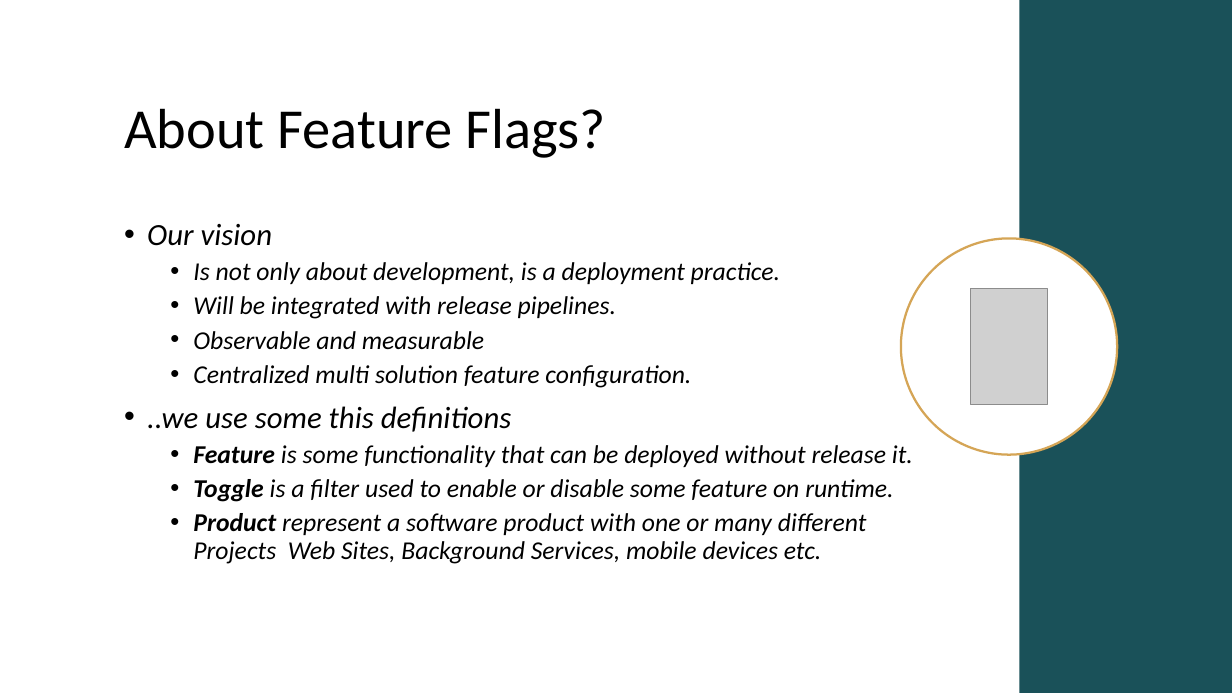
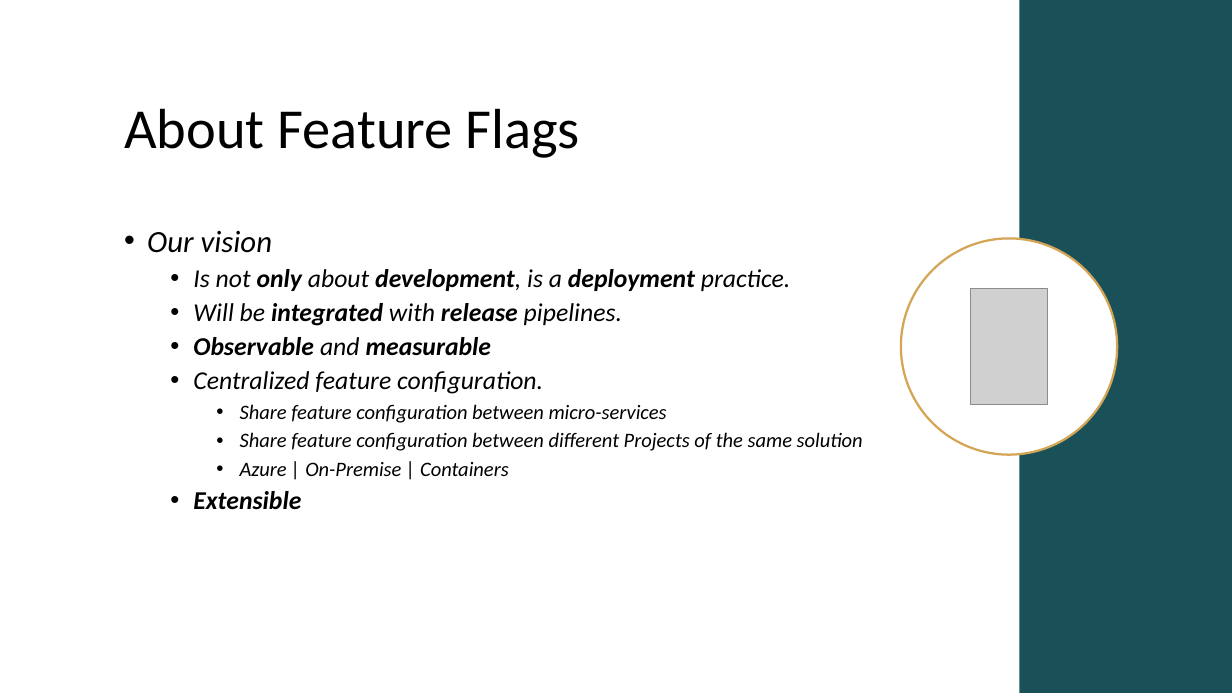
Before and after one commit to Xabaril/Esquio, a slide deck: slide 7 of docs/slides/esquio-overview-101.pptx (slide 4 before the commit). Drawn at 1232x693 pixels with LibreOffice and Linux fonts; fonts in the diff are those of the drawing; grey boxes stand for pictures. Boxes give left, top, right and bottom in pixels: in the first picture for what was removed or moved away, otherwise in the second. Text is boxed around its words. In the diff, an @@ line names an element or a change of style, - is before the commit and + after.

Commit message:
modify overview slides with more features to be released on 1.0

```diff
--- a/docs/slides/esquio-overview-101.pptx
+++ b/docs/slides/esquio-overview-101.pptx
@@ title at bbox=[124, 108, 579, 158]: text changed @@
-About Feature Flags?
+About Feature Flags
@@ text "Our vision": place and size @@
-text "Our vision" at bbox=[147, 262, 913, 564]
+text "Our vision" at bbox=[147, 231, 863, 510]
@@ text at bbox=[193, 269, 791, 356]: bold on in "only development, deployment", "integrated release", "Observable measurable" @@
@@ text at bbox=[193, 371, 863, 510]: text changed; size 20 to 16 pt @@
-  • Centralized multi solution feature configuration.
-• ..we use some this definitions
-  • Feature is some functionality that can be deployed without release it.
-  • Toggle is a filter used to enable or disable some feature on runtime.
-  • Product represent a software product with one or many different Projects Web Sites, Background Services, mobile devices etc.
+  • Centralized feature configuration.
+    • Share feature configuration between micro-services
+    • Share feature configuration between different Projects of the same solution
+    • Azure | On-Premise | Containers
+  • Extensible
```
Also in this commit, not shown: 10 other slides changed, 6 slides added.
